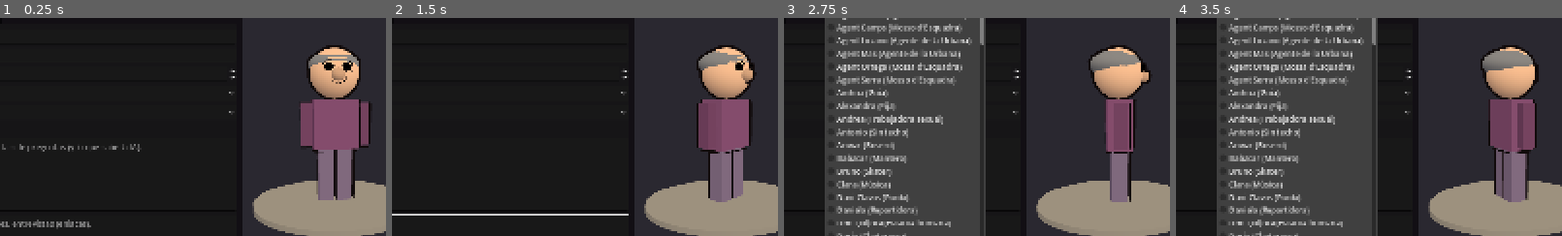
Above: before the commit, frames 1-4 (left to right).
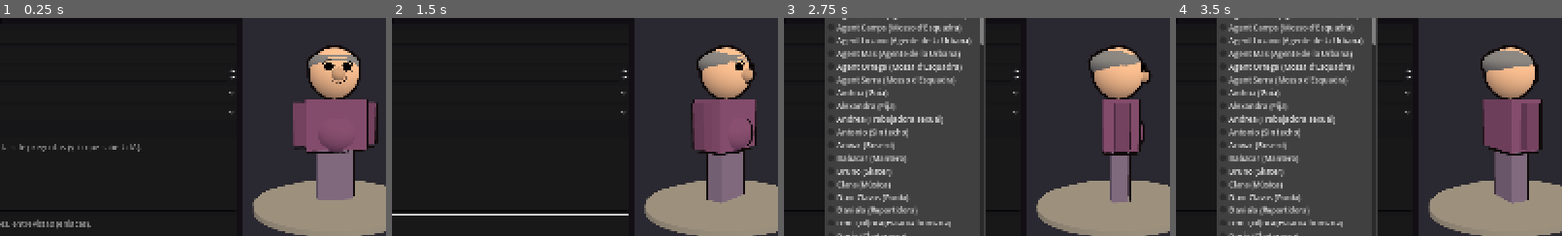
Above: after the commit, the same moments.

Repository: Dylananda/Leavin-The-Dream
Game: Godot game, scene res://editor/editor_personajes.tscn
Two runs of this game, one before a commit and one after it. Both use one fixed random seed, a clock stepped at 60 frames per second and the inputs below. This scene is started directly instead of the project's main scene.
Inputs (mouse positions are % of the whole screen's width and height, from its top left):
- Up to frame 1 (0.25 s): no input
- Up to frame 2 (1.5 s): click (43, 13) at 0.52 s; type "12" at 0.6 s; click (43, 18) at 0.75 s; type "Alex" at 0.83 s; click (43, 45) at 0.98 s; type "Alex" at 1.07 s; click (43, 58) at 1.27 s; type "Alex" at 1.35 s
- Up to frame 3 (2.75 s): click "— personaje nuevo —" at 2 s
- Up to frame 4 (3.5 s): click "— personaje nuevo —" at 2.75 s
The pictures show only the part of the screen within x 44-94%, y 9-59%; the shares and areas given below are measured in that part.

The runs differ from the first frame. In frame 1, 2.1% of the frame differs, in the area x 75-98%, y 37-84%; in frame 2, 1.4%; in frame 3, 1.3%; in frame 4, 1.6%.

Commit message:
Complexión en el diseñador de personajes y la ordenanza comprobada
- El diseñador tiene «Complexión» (normal, delgada, gruesa) y los personajes la usan.
- docs/ideas.md: lo que dicen las fuentes sobre dormir en la calle (no se multa; se ha
  denunciado a la Urbana por levantar a gente sin hogar) y sobre las drogas en la calle (los dos
  cuerpos actúan juntos); queda por decidir si la Urbana también persigue a los fichados por drogas.

Co-Authored-By: Claude Opus 5.5 <noreply@anthropic.com>

Diff:
--- a/game/editor/editor_personajes.gd
+++ b/game/editor/editor_personajes.gd
@@ -221,6 +221,7 @@
 	_color(g, "Pelo (y barba)", ["aspecto", "hair"], Npc.HAIR_COLORS + [Color("d8d8d8"), Color("ff7ac0")])
 	_option(g, "Peinado", ["aspecto", "hair_style"], TiposPersonaje.PEINADOS)
 	_option(g, "Barba", ["aspecto", "facial"], TiposPersonaje.VELLO)
+	_option(g, "Complexión", ["aspecto", "build"], TiposPersonaje.COMPLEXION)
 	_check(g, "Gafas", ["aspecto", "glasses"])
 	_color(g, "Camiseta (o pelaje)", ["aspecto", "shirt"])
 	_color(g, "Pantalón o falda", ["aspecto", "pants"])
--- a/game/editor/tipos.gd
+++ b/game/editor/tipos.gd
@@ -76,6 +76,7 @@
 const PEINADOS := {"corto": "Corto", "rapado": "Rapado", "calvo": "Calvo", "tupe": "Tupé", "rizos": "Rizos",
 	"coleta": "Coleta", "melena": "Melena", "moño": "Moño", "corta": "Media melena"}
 const VELLO := {"": "Nada", "barba": "Barba", "bigote": "Bigote"}
+const COMPLEXION := {"": "Normal", "delgado": "Delgada", "grueso": "Gruesa"}
 
 
 ## Si el juego ya tiene este tipo de bot (si no, el personaje se guarda pero no sale).
--- a/game/scripts/personajes.gd
+++ b/game/scripts/personajes.gd
@@ -60,7 +60,7 @@
 		"fuentes": "",
 		"aspecto": {
 			"skin": "d9a77c", "shirt": "6a6a70", "pants": "3a3a40", "hair": "3a2418", "jacket": "",
-			"hair_style": "corto", "facial": "", "glasses": false, "skirt": false,
+			"hair_style": "corto", "facial": "", "glasses": false, "skirt": false, "build": "",
 			"accesorio": "", "tamano": 1.0,
 		},
 		"zona": {"tipo": "barrio", "poligono": [], "casa": []},
@@ -196,7 +196,7 @@
 static func look_de(d: Dictionary) -> Dictionary:
 	var a: Dictionary = d["aspecto"]
 	var look := {"gender": d["genero"]}
-	for k in ["hair_style", "facial", "glasses", "skirt"]:
+	for k in ["hair_style", "facial", "glasses", "skirt", "build"]:
 		look[k] = a[k]
 	for k in COLORES:
 		if a.get(k, "") != "":
@@ -210,7 +210,7 @@
 ## El aspecto de Actor.look en el formato del archivo (colores en hexadecimal).
 static func aspecto_de(look: Dictionary, accesorio: String, tamano: float) -> Dictionary:
 	var a := {"accesorio": accesorio, "tamano": tamano, "jacket": ""}
-	for k in ["hair_style", "facial", "glasses", "skirt"]:
+	for k in ["hair_style", "facial", "glasses", "skirt", "build"]:
 		a[k] = look.get(k, nuevo()["aspecto"][k])
 	for k in COLORES:
 		if look.has(k):
Not shown, changed: docs/ideas.md
